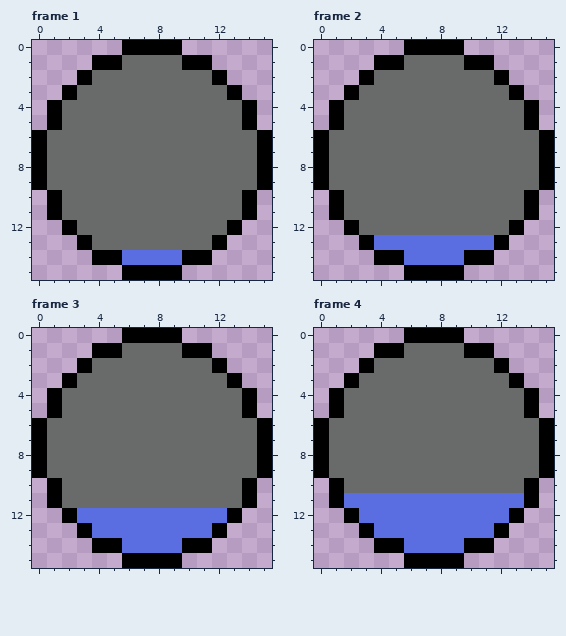
Pixel-art file -- assets/art/ui/ui .ase files/tideclock.ase. Above, as it was before the edit.
16x16 pixels, 14 frames. Shown: frame 1, frame 2, frame 3, frame 4. The commit also changed other frames, which this record leaves out.
The result:
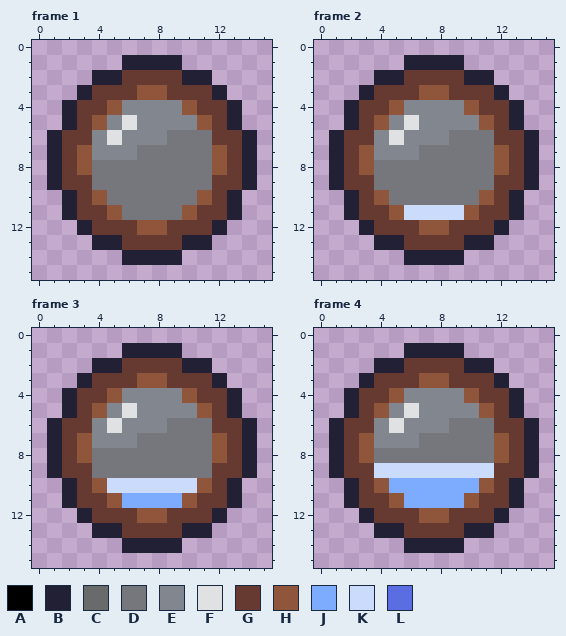
Palette (. is transparent): A #000000  B #222034  C #696a6a  D #76777d  E #82868f  F #e0e1e3  G #663931  H #8f563b  J #7dabfe  K #cbdbfc  L #5b6ee1
What changed:
layer "Layer 1" now hidden
layer "Layer 2" added
layer "Layer 5" added
layer "Layer 3" opacity 25% added
layer "Layer 4" opacity 75% added
Changed rows in their new state; - is an unchanged pixel.
Frame 1:
first column x 0:
 0 ------....------
 1 ----..BBBB..----
 2 ---.BBGGGGBB.---
 3 --.BGGGHHGGGB.--
 4 -.BGGHEEEEHGGB.-
 5 -.BGHEFEEEEHGB.-
 6 .BGGEFEEEDDDGGB.
 7 .BGHEEEDDDDDHGB.
 8 .BGHDDDDDDDDHGB.
 9 .BGGDDDDDDDDGGB.
10 -.BGHDDDDDDHGB.-
11 -.BGGHDDDDHGGB.-
12 --.BGGGHHGGGB.--
13 ---.BBGGGGBB.---
14 ----..BBBB..----
15 ------....------
Frame 2:
first column x 0:
 0 ------....------
 1 ----..BBBB..----
 2 ---.BBGGGGBB.---
 3 --.BGGGHHGGGB.--
 4 -.BGGHEEEEHGGB.-
 5 -.BGHEFEEEEHGB.-
 6 .BGGEFEEEDDDGGB.
 7 .BGHEEEDDDDDHGB.
 8 .BGHDDDDDDDDHGB.
 9 .BGGDDDDDDDDGGB.
10 -.BGHDDDDDDHGB.-
11 -.BGGHKKKKHGGB.-
12 --.BGGGHHGGGB.--
13 ---.BBGGGGBB.---
14 ----..BBBB..----
15 ------....------
Frame 3:
first column x 0:
 0 ------....------
 1 ----..BBBB..----
 2 ---.BBGGGGBB.---
 3 --.BGGGHHGGGB.--
 4 -.BGGHEEEEHGGB.-
 5 -.BGHEFEEEEHGB.-
 6 .BGGEFEEEDDDGGB.
 7 .BGHEEEDDDDDHGB.
 8 .BGHDDDDDDDDHGB.
 9 .BGGDDDDDDDDGGB.
10 -.BGHKKKKKKHGB.-
11 -.BGGHJJJJHGGB.-
12 --.BGGGHHGGGB.--
13 ---.BBGGGGBB.---
14 ----..BBBB..----
15 ------....------
Frame 4:
first column x 0:
 0 ------....------
 1 ----..BBBB..----
 2 ---.BBGGGGBB.---
 3 --.BGGGHHGGGB.--
 4 -.BGGHEEEEHGGB.-
 5 -.BGHEFEEEEHGB.-
 6 .BGGEFEEEDDDGGB.
 7 .BGHEEEDDDDDHGB.
 8 .BGHDDDDDDDDHGB.
 9 .BGGKKKKKKKKGGB.
10 -.BGHJJJJJJHGB.-
11 -.BGGHJJJJHGGB.-
12 --.BGGGHHGGGB.--
13 ---.BBGGGGBB.---
14 ----..BBBB..----
15 ------....------
Where, in picture pixels (left, top, right, bottom), the same in both pictures:
changed: (32, 40, 272, 280)
changed: (314, 40, 554, 280)
changed: (32, 328, 272, 568)
changed: (314, 328, 554, 568)
